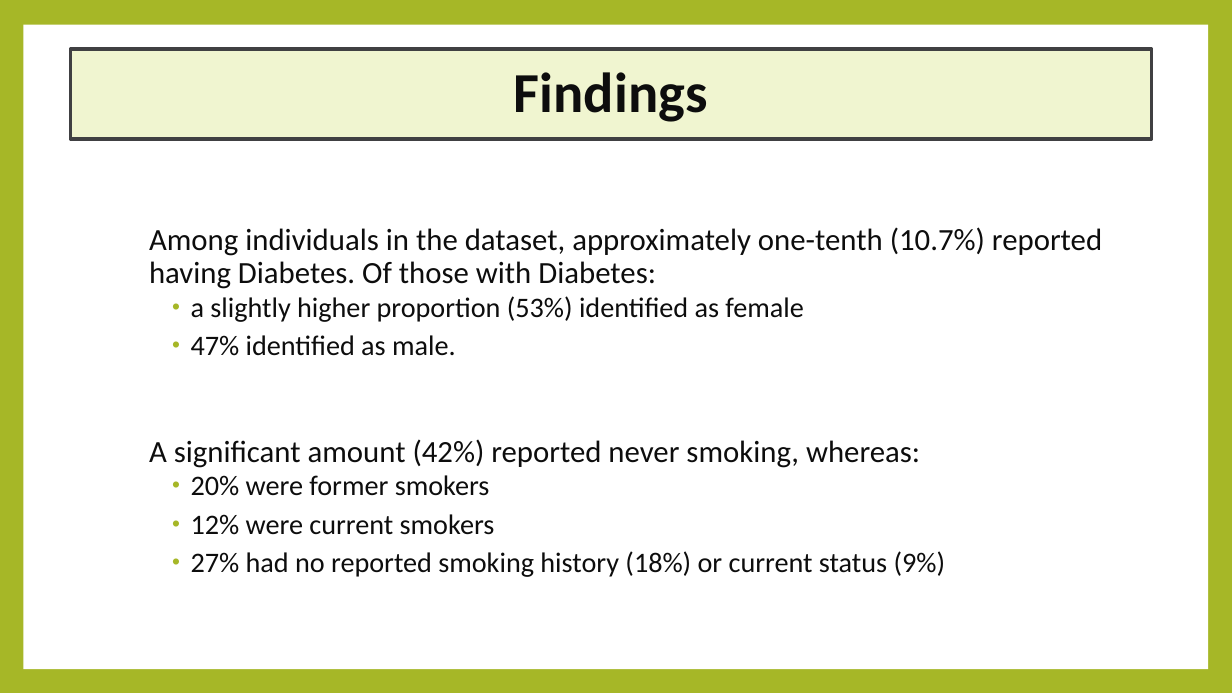
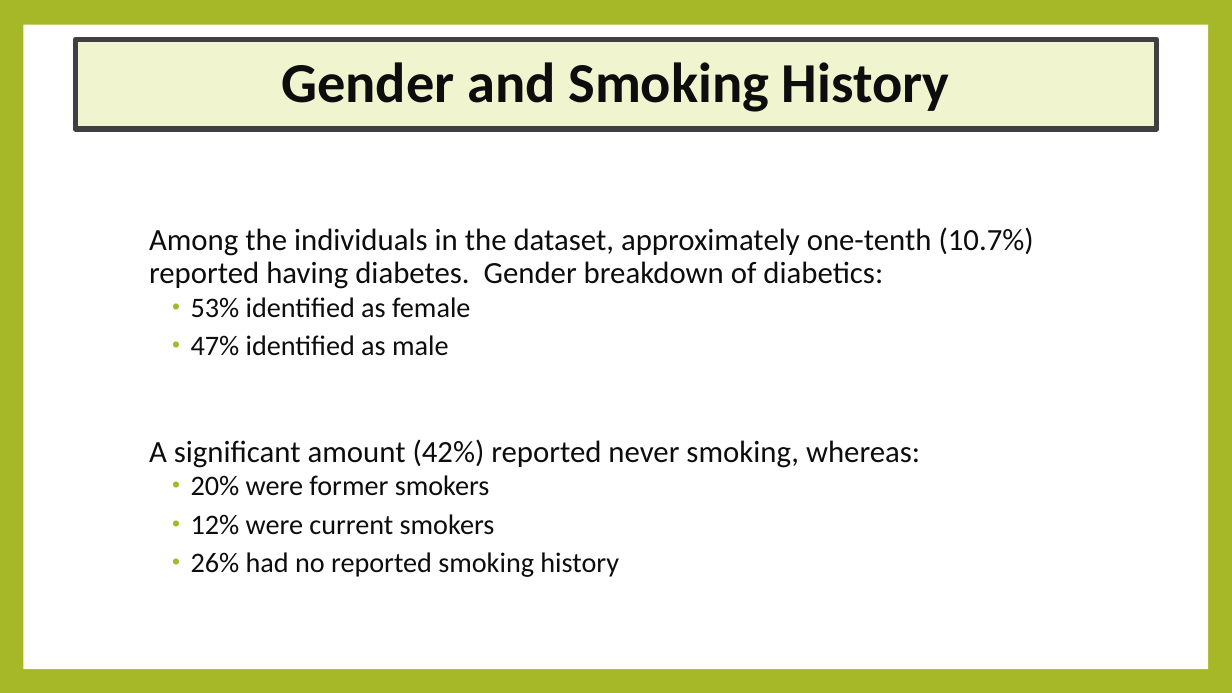
Before and after one commit to K01t0N/project-1, a slide deck: slide 6 of Exploring Potential Contributing Factors to Diabetes.pptx (slide 7 before the commit). Drawn at 1232x693 pixels with LibreOffice and Linux fonts; fonts in the diff are those of the drawing. Boxes give left, top, right and bottom in pixels: in the first picture for what was removed or moved away, otherwise in the second. Text is boxed around its words. In the diff, an @@ line names an element or a change of style, - is before the commit and + after.

```diff
--- a/Exploring Potential Contributing Factors to Diabetes.pptx
+++ b/Exploring Potential Contributing Factors to Diabetes.pptx
@@ title "Gender and Smoking History": place and size @@
-title "Gender and Smoking History" at [70,49,1152,139]
+title "Gender and Smoking History" at [76,40,1157,129]
@@ title "Gender and Smoking History" at [76,40,1157,129]: outline #404042 3 pt to #404042 4.5 pt @@
@@ title at [281,62,950,112]: text changed @@
-Findings
+Gender and Smoking History
@@ text at [149,227,1034,356]: text changed @@
-Among individuals in the dataset, approximately one-tenth (10.7%) reported having Diabetes. Of those with Diabetes:
-  • a slightly higher proportion (53%) identified as female
-  • 47% identified as male.
+Among the individuals in the dataset, approximately one-tenth (10.7%) reported having diabetes. Gender breakdown of diabetics:
+  • 53% identified as female
+  • 47% identified as male
@@ text at [191,552,619,577]: text changed @@
-  • 27% had no reported smoking history (18%) or current status (9%)
+  • 26% had no reported smoking history
```
Also in this commit, not shown: 11 other slides changed, 2 slides removed.
